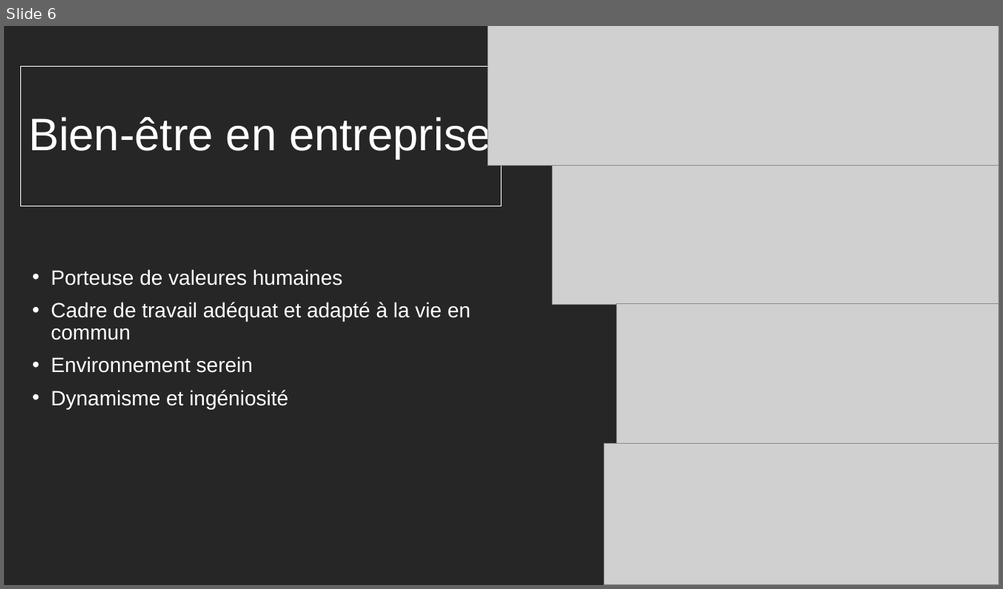
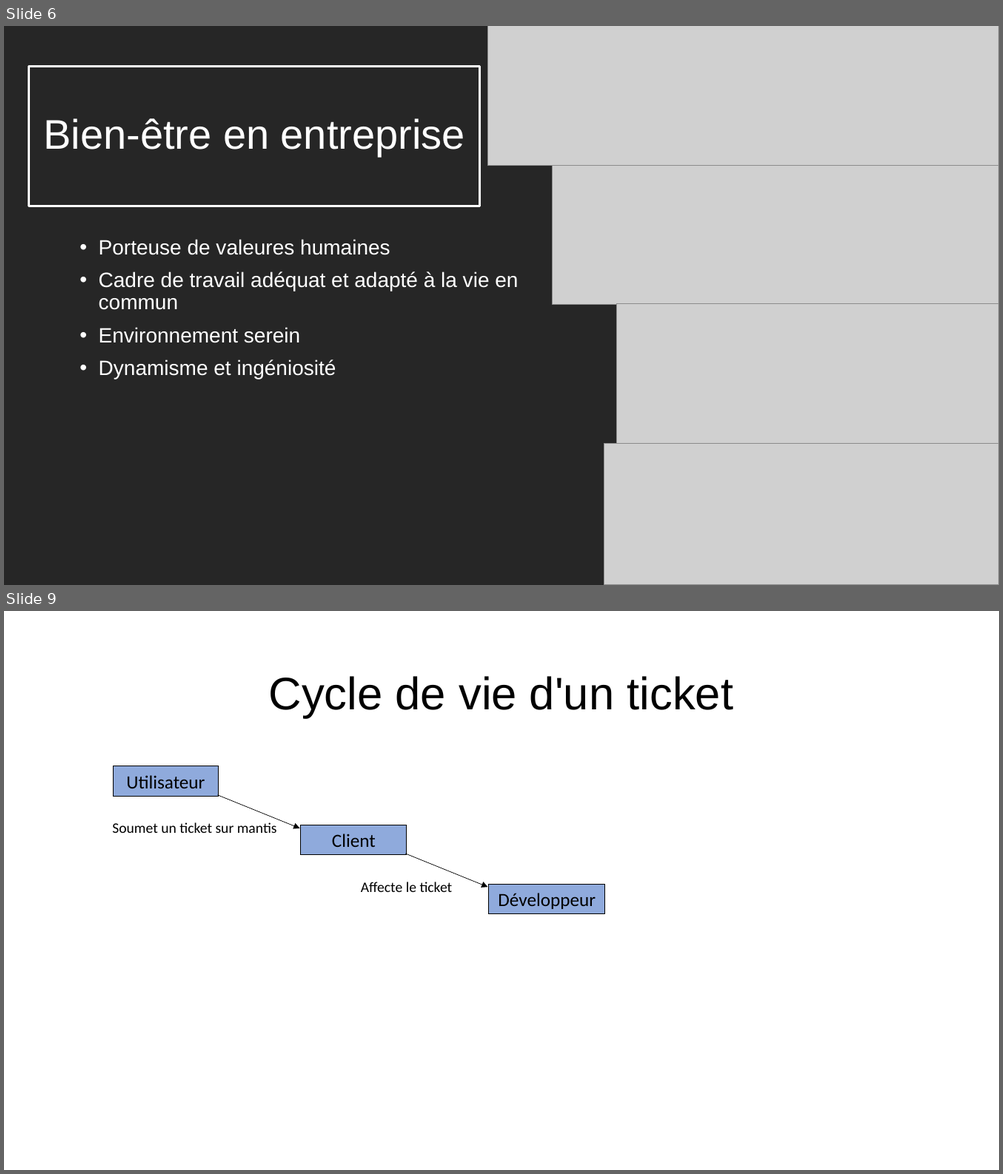
Before and after one commit to Zoridg/Soutenance_stage, a slide deck: Soutenance.pptx. Shown one above the other, each under a label of ours: slide 6 before the commit, slides 6 and 9 after it; the slides between them are not shown. The pictures are 1003x589 and 1003x1174 pixels, drawn with LibreOffice and Linux fonts; fonts in the diff are those of the drawing; grey boxes stand for pictures. Boxes give left, top, right and bottom in pixels: in the first picture for what was removed or moved away, otherwise in the second. Text is boxed around its words. In the diff, an @@ line names an element or a change of style, - is before the commit and + after.

```diff
--- a/Soutenance.pptx
+++ b/Soutenance.pptx
@@ slide 9 added at (4,611,999,1170), background #FFFFFF @@
@@ title added at (269,676,733,718), 44 pt, text #000000 @@
+Cycle de vie d'un ticket
@@ rectangle added at (113,766,219,796), fill #8FAADC, outline #000000 0.75 pt, 18 pt, text #000000 @@
+Utilisateur
@@ arrow added from (217, 795) to (299, 829), #000000 0.5 pt @@
@@ text added at (112,823,277,833), 14 pt, text #000000 @@
+Soumet un ticket sur mantis
@@ rectangle added at (301,825,407,855), fill #8FAADC, outline #000000 0.75 pt, 18 pt, text #000000 @@
+Client
@@ arrow added from (405, 854) to (487, 887), #000000 0.5 pt @@
@@ text added at (361,882,452,892), 14 pt, text #000000 @@
+Affecte le ticket
@@ rectangle added at (489,884,606,914), fill #8FAADC, outline #000000 0.75 pt, 18 pt, text #000000 @@
+Développeur
@@ slide 6 changed as well @@
@@ title "Bien-être en entreprise": place and size @@
-title "Bien-être en entreprise" at (21,66,502,206)
+title "Bien-être en entreprise" at (28,66,480,206)
@@ title "Bien-être en entreprise" at (28,66,480,206): size 44 to 40 pt; alignment left to centre; outline #FFFFFF 0.75 pt to #FFFFFF 2.25 pt @@
@@ text "Porteuse de valeures humaines": place and size @@
-text "Porteuse de valeures humaines" at (51,269,470,409)
+text "Porteuse de valeures humaines" at (99,239,518,379)
```
Also in this commit, not shown: 4 other slides changed, 3 other slides added, 1 slide removed, 3 other files.
